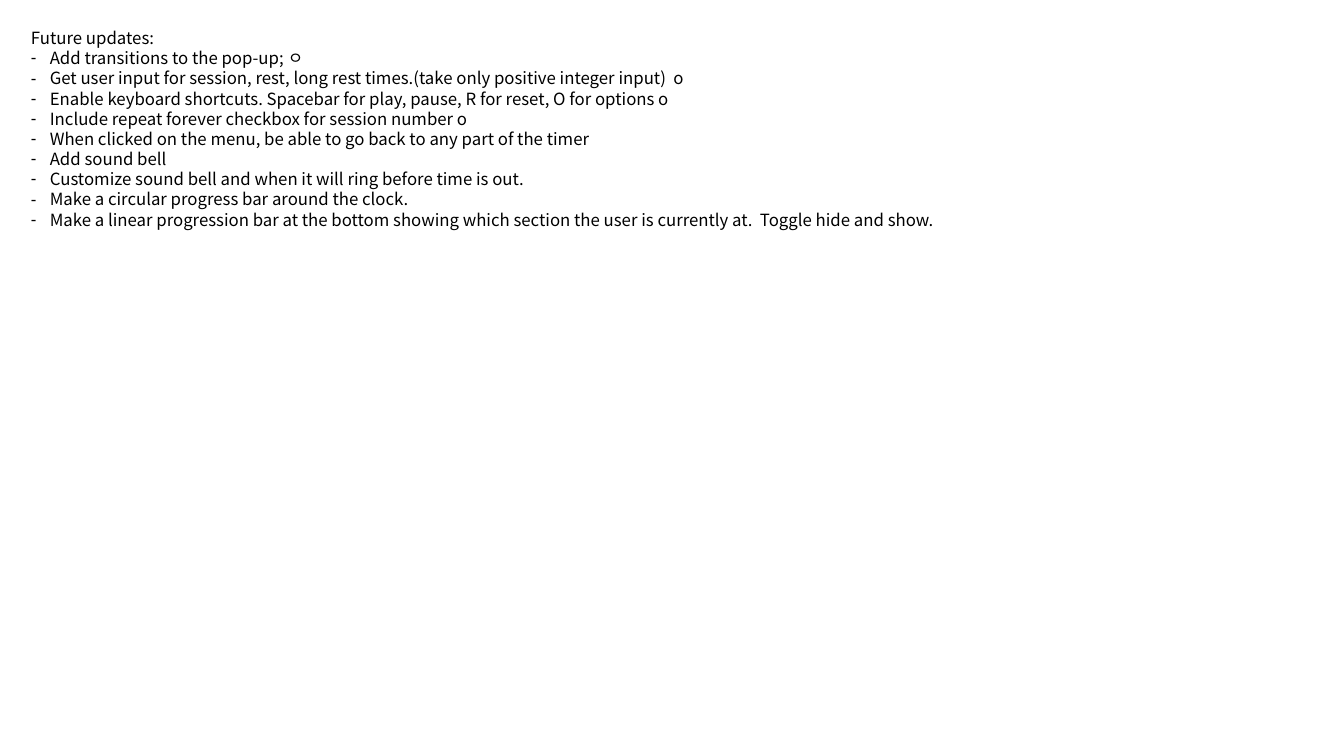
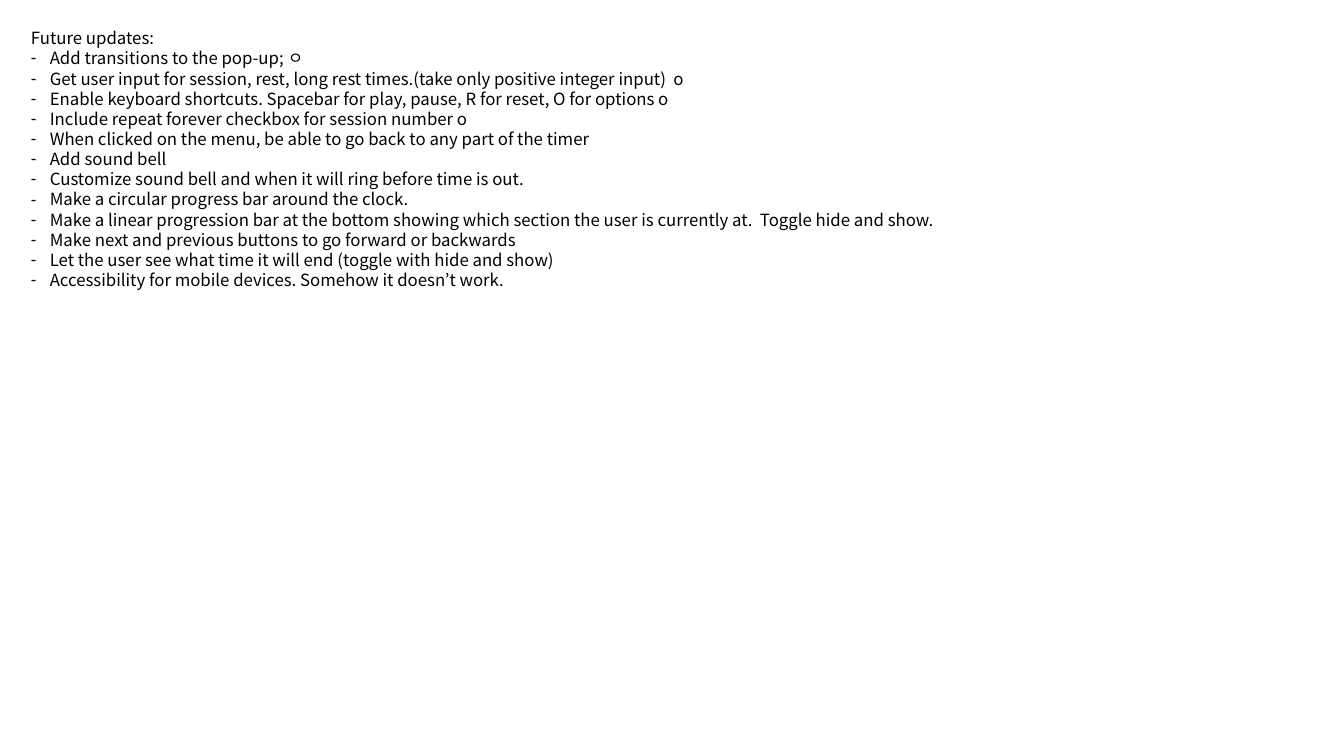
Before and after one commit to sgi105/pomodoro, a slide deck: slide 2 of design/design.pptx. Drawn at 1344x756 pixels with LibreOffice and Linux fonts; fonts in the diff are those of the drawing. Boxes give left, top, right and bottom in pixels: in the first picture for what was removed or moved away, otherwise in the second. Text is boxed around its words. In the diff, an @@ line names an element or a change of style, - is before the commit and + after.

```diff
--- a/design/design.pptx
+++ b/design/design.pptx
@@ text at <box>50,229,553,290</box>: paragraphs added @@
+– Make next and previous buttons to go forward or backwards
+– Let the user see what time it will end (toggle with hide and show)
+– Accessibility for mobile devices. Somehow it doesn’t work.
```
Also in this commit, not shown: 1 other file.
